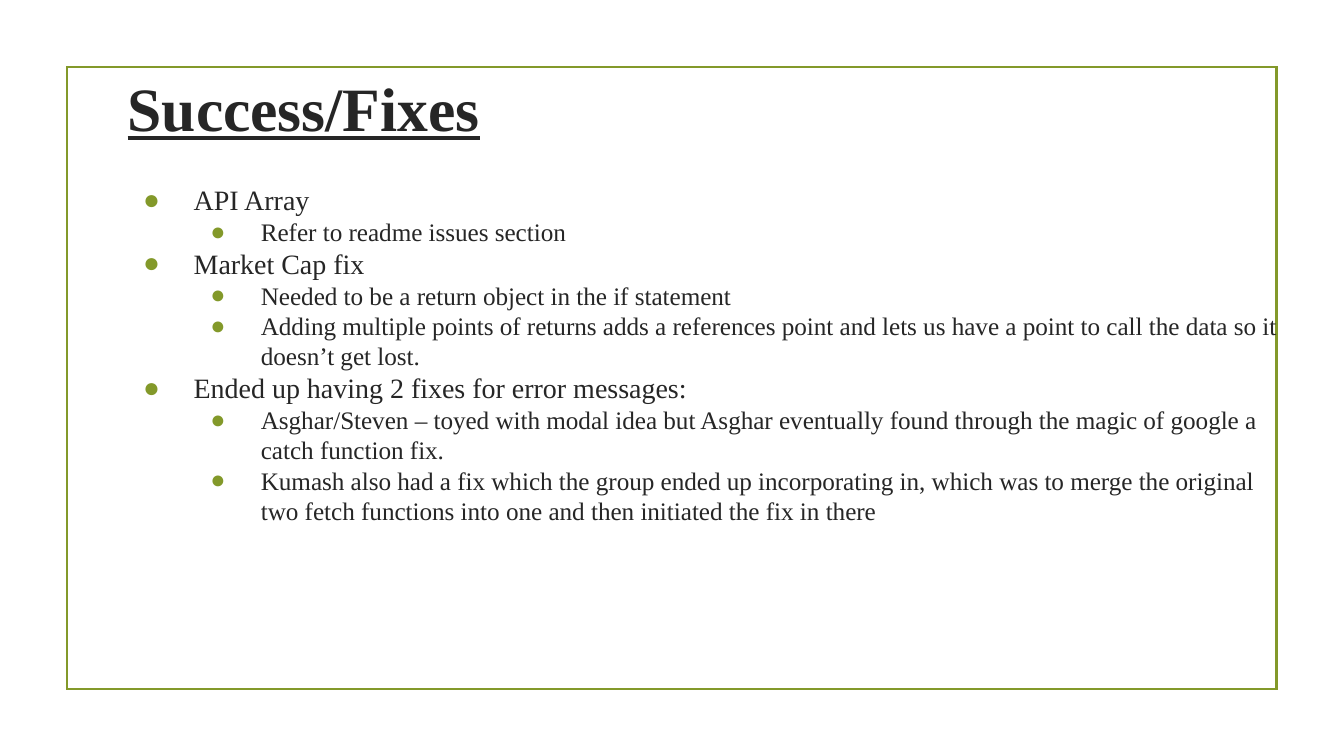
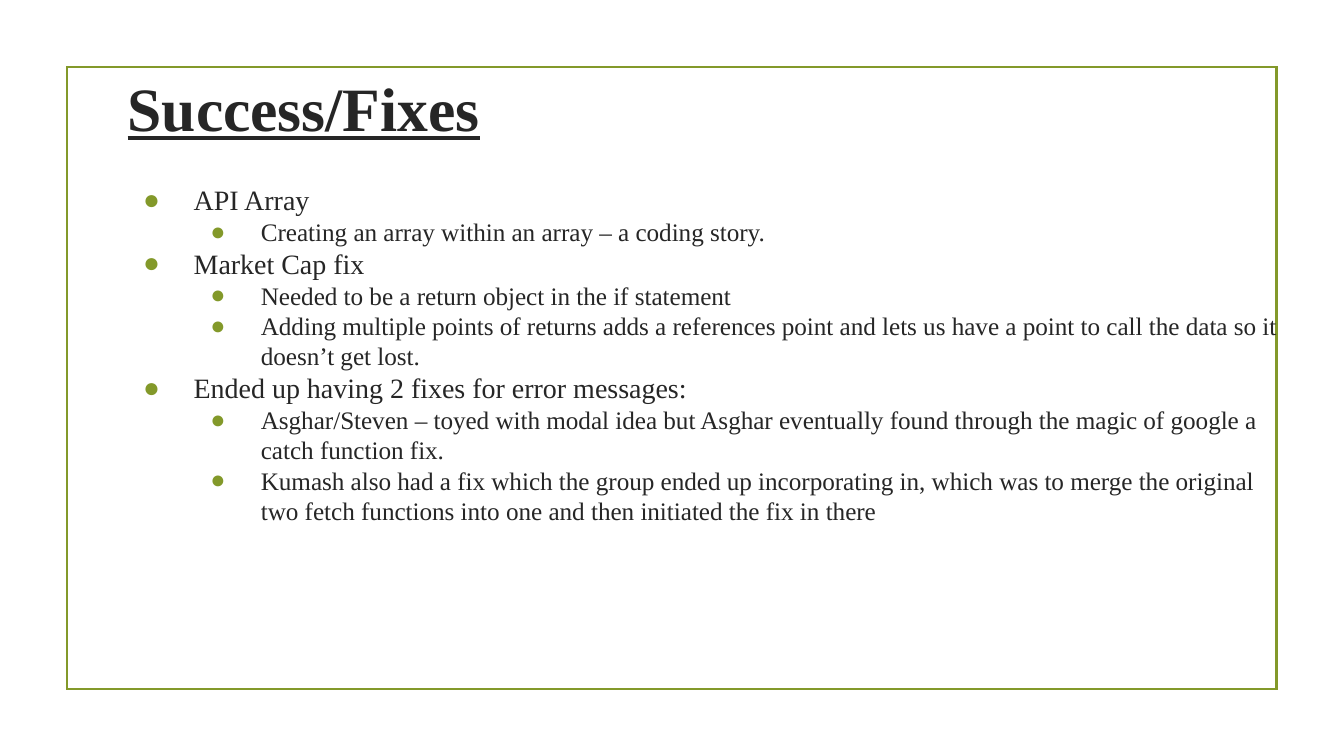
Before and after one commit to StevenTraboulay/StockApp.github.io, a slide deck: slide 5 of Rough work/Project Presentation.pptx. Drawn at 1344x756 pixels with LibreOffice and Linux fonts; fonts in the diff are those of the drawing; background and template pictures are left out. Boxes give left, top, right and bottom in pixels: in the first picture for what was removed or moved away, otherwise in the second. Text is boxed around its words. In the diff, an @@ line names an element or a change of style, - is before the commit and + after.

Commit message:
updated presentation and README

```diff
--- a/Rough work/Project Presentation.pptx
+++ b/Rough work/Project Presentation.pptx
@@ text at [261,223,765,247]: text changed @@
-    ● Refer to readme issues section
+    ● Creating an array within an array – a coding story.
```
Also in this commit, not shown: 3 other slides changed, 1 other file.
